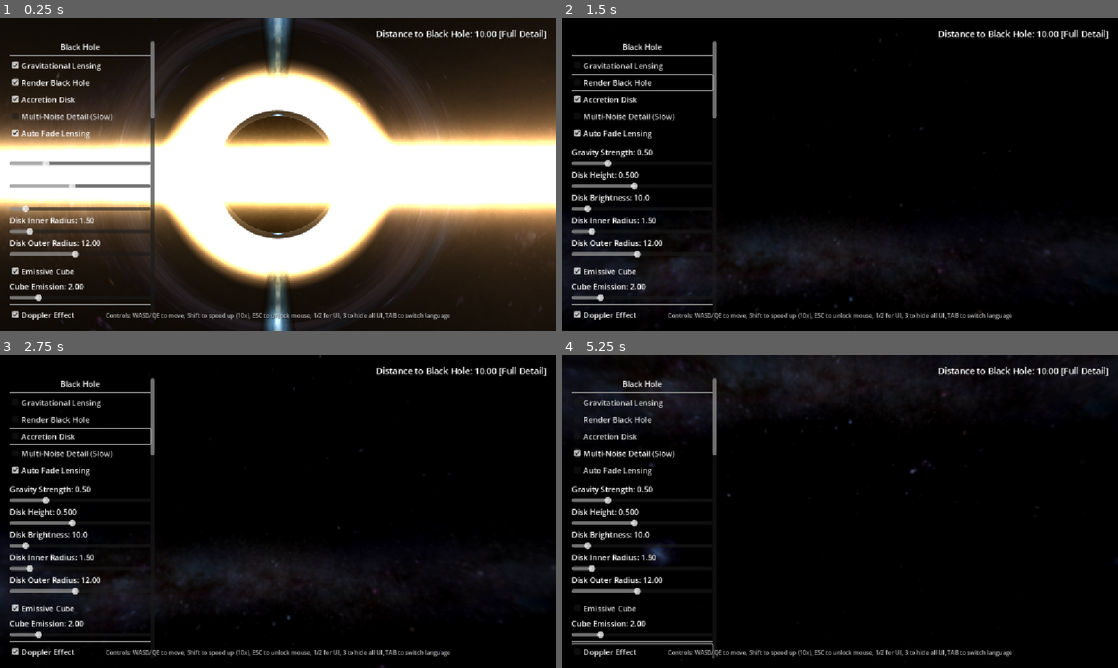
Above: before the commit, frames 1-4 (two rows, left to right).
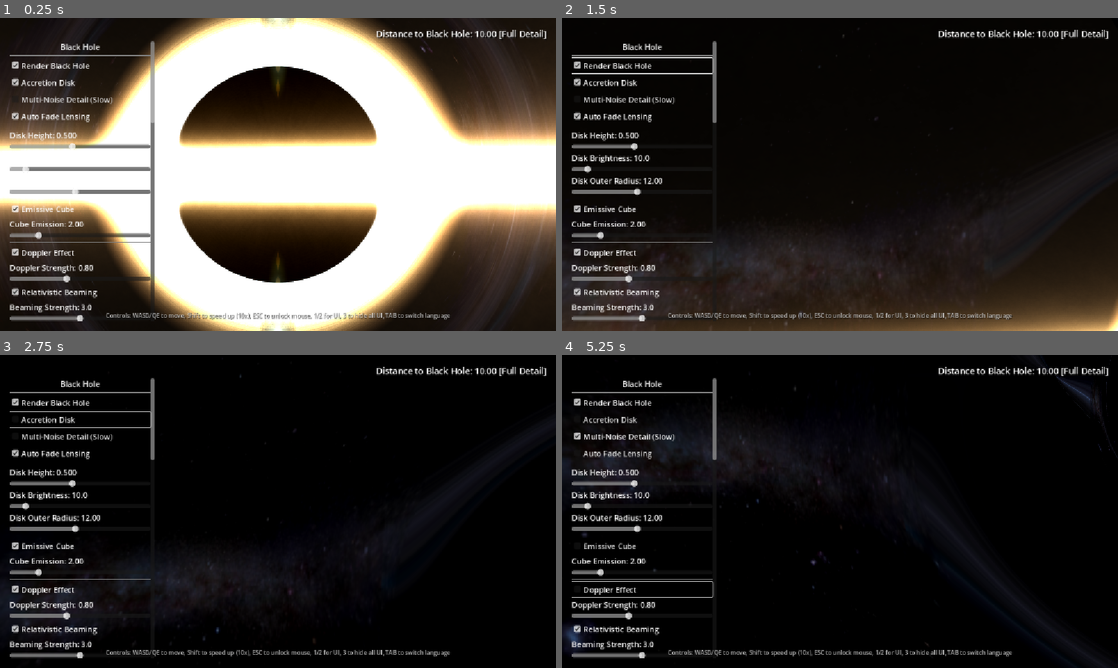
Above: after the commit, the same moments.

Repository: Qhunliv13/blackhole-in-godot
Game: Godot game, scene res://scenes/Blackhole3DBackground.tscn
Same seed, same stepped clock (60 frames per second), same inputs: the game is played once before the commit and once after it.
Inputs (mouse positions are in pixels of both pictures, inside the frame that each line leads up to):
- Up to frame 1 (0.25 s): no input
- Up to frame 2 (1.5 s): click (639, 64) at 0.5 s, where only the run before the commit has a clickable "Gravitational Lensing"; click "Render Black Hole" at 1.25 s
- Up to frame 3 (2.75 s): click "Accretion Disk" at 2 s
- Up to frame 4 (5.25 s): click "Multi-Noise Detail (Slow)" at 2.75 s; click "Auto Fade Lensing" at 3.5 s; click "Emissive Cube" at 4.25 s; click "Doppler Effect" at 5 s

The runs differ from the first frame. In frame 1, 48% of the frame differs, in the area x 1-100%, y 0-100%; in frame 2, 25%; in frame 3, 6.6%; in frame 4, 13%.

Commit message:
Add files via upload

Diff:
--- a/scenes/Blackhole3DBackground.tscn
+++ b/scenes/Blackhole3DBackground.tscn
@@ -18,8 +18,6 @@
 shader_parameter/front_view = 0.0
 shader_parameter/top_view = 0.0
 shader_parameter/camera_roll = 0.0
-shader_parameter/gravitational_lensing = 1.0
-shader_parameter/gravity_strength = 0.5
 shader_parameter/render_black_hole = 1.0
 shader_parameter/mouse_control = 0.0
 shader_parameter/fov_scale = 1.0
@@ -34,7 +32,6 @@
 shader_parameter/adisk_noise_lod = 12.0
 shader_parameter/adisk_speed = 1.0000000475
 shader_parameter/adisk_multi_noise = 0.0
-shader_parameter/adisk_inner_radius = 1.5
 shader_parameter/adisk_outer_radius = 12.0
 shader_parameter/cube_enabled = 1.0
 shader_parameter/cube_position = Vector3(3, 0, 0)
@@ -219,76 +216,50 @@
 [node name="HSeparator" type="HSeparator" parent="UI/ScrollContainer/VBoxContainer"]
 layout_mode = 2
 
-[node name="CheckBox" type="CheckBox" parent="UI/ScrollContainer/VBoxContainer"]
-layout_mode = 2
-text = "Gravitational Lensing"
-
-[node name="CheckBox2" type="CheckBox" parent="UI/ScrollContainer/VBoxContainer"]
+[node name="RenderBlackHoleCheck" type="CheckBox" parent="UI/ScrollContainer/VBoxContainer"]
 layout_mode = 2
 text = "Render Black Hole"
 
-[node name="CheckBox3" type="CheckBox" parent="UI/ScrollContainer/VBoxContainer"]
+[node name="AccretionDiskCheck" type="CheckBox" parent="UI/ScrollContainer/VBoxContainer"]
 layout_mode = 2
 text = "Accretion Disk"
 
-[node name="CheckBox21" type="CheckBox" parent="UI/ScrollContainer/VBoxContainer"]
+[node name="AccretionDiskMultiNoiseCheck" type="CheckBox" parent="UI/ScrollContainer/VBoxContainer"]
 layout_mode = 2
 text = "Multi-Noise Detail (Slow)"
 
-[node name="CheckBox4" type="CheckBox" parent="UI/ScrollContainer/VBoxContainer"]
+[node name="AutoFadeLensingCheck" type="CheckBox" parent="UI/ScrollContainer/VBoxContainer"]
 layout_mode = 2
 text = "Auto Fade Lensing"
 
 [node name="HSeparator2" type="HSeparator" parent="UI/ScrollContainer/VBoxContainer"]
 layout_mode = 2
 
-[node name="Label2" type="Label" parent="UI/ScrollContainer/VBoxContainer"]
-layout_mode = 2
-text = "Gravity Strength: 0.5"
-
-[node name="HSlider" type="HSlider" parent="UI/ScrollContainer/VBoxContainer"]
-layout_mode = 2
-min_value = 0.01
-max_value = 2.0
-step = 0.01
-value = 0.5
-
-[node name="Label3" type="Label" parent="UI/ScrollContainer/VBoxContainer"]
+[node name="AccretionDiskHeightLabel" type="Label" parent="UI/ScrollContainer/VBoxContainer"]
 layout_mode = 2
 text = "Disk Height: 0.50"
 
-[node name="HSlider2" type="HSlider" parent="UI/ScrollContainer/VBoxContainer"]
+[node name="AccretionDiskHeightSlider" type="HSlider" parent="UI/ScrollContainer/VBoxContainer"]
 layout_mode = 2
 min_value = 0.1
 max_value = 1.0
 step = 0.01
 value = 0.5
 
-[node name="Label4" type="Label" parent="UI/ScrollContainer/VBoxContainer"]
-layout_mode = 2
-text = "Disk Brightness: 0.0001"
-
-[node name="HSlider3" type="HSlider" parent="UI/ScrollContainer/VBoxContainer"]
+[node name="AccretionDiskBrightnessLabel" type="Label" parent="UI/ScrollContainer/VBoxContainer"]
+layout_mode = 2
+text = "Disk Brightness: 10.0"
+
+[node name="AccretionDiskBrightnessSlider" type="HSlider" parent="UI/ScrollContainer/VBoxContainer"]
 layout_mode = 2
 min_value = 1.0
 value = 10.0
 
-[node name="Label5" type="Label" parent="UI/ScrollContainer/VBoxContainer"]
-layout_mode = 2
-text = "Disk Inner Radius: 1.50"
-
-[node name="HSlider4" type="HSlider" parent="UI/ScrollContainer/VBoxContainer"]
-layout_mode = 2
-min_value = 1.0
-max_value = 5.0
-step = 0.1
-value = 1.5
-
-[node name="Label6" type="Label" parent="UI/ScrollContainer/VBoxContainer"]
+[node name="AccretionDiskOuterRadiusLabel" type="Label" parent="UI/ScrollContainer/VBoxContainer"]
 layout_mode = 2
 text = "Disk Outer Radius: 12.00"
 
-[node name="HSlider5" type="HSlider" parent="UI/ScrollContainer/VBoxContainer"]
+[node name="AccretionDiskOuterRadiusSlider" type="HSlider" parent="UI/ScrollContainer/VBoxContainer"]
 layout_mode = 2
 min_value = 5.0
 max_value = 20.0
--- a/scripts/Blackhole3DBackground.gd
+++ b/scripts/Blackhole3DBackground.gd
@@ -12,21 +12,16 @@
 @onready var foreground_rect = $UI/ForegroundRect
 @onready var shader_material = fullscreen_quad.material as ShaderMaterial
 
-@onready var gravitational_lensing_check = $UI/ScrollContainer/VBoxContainer/CheckBox
-@onready var render_black_hole_check = $UI/ScrollContainer/VBoxContainer/CheckBox2
-@onready var adisk_check = $UI/ScrollContainer/VBoxContainer/CheckBox3
-@onready var adisk_multi_noise_check = $UI/ScrollContainer/VBoxContainer/CheckBox21
-@onready var auto_fade_lensing_check = $UI/ScrollContainer/VBoxContainer/CheckBox4
-@onready var gravity_slider = $UI/ScrollContainer/VBoxContainer/HSlider
-@onready var gravity_label = $UI/ScrollContainer/VBoxContainer/Label2
-@onready var adisk_height_slider = $UI/ScrollContainer/VBoxContainer/HSlider2
-@onready var adisk_height_label = $UI/ScrollContainer/VBoxContainer/Label3
-@onready var adisk_lit_slider = $UI/ScrollContainer/VBoxContainer/HSlider3
-@onready var adisk_lit_label = $UI/ScrollContainer/VBoxContainer/Label4
-@onready var adisk_inner_radius_slider = $UI/ScrollContainer/VBoxContainer/HSlider4
-@onready var adisk_inner_radius_label = $UI/ScrollContainer/VBoxContainer/Label5
-@onready var adisk_outer_radius_slider = $UI/ScrollContainer/VBoxContainer/HSlider5
-@onready var adisk_outer_radius_label = $UI/ScrollContainer/VBoxContainer/Label6
+@onready var render_black_hole_check = $UI/ScrollContainer/VBoxContainer/RenderBlackHoleCheck
+@onready var adisk_check = $UI/ScrollContainer/VBoxContainer/AccretionDiskCheck
+@onready var adisk_multi_noise_check = $UI/ScrollContainer/VBoxContainer/AccretionDiskMultiNoiseCheck
+@onready var auto_fade_lensing_check = $UI/ScrollContainer/VBoxContainer/AutoFadeLensingCheck
+@onready var adisk_height_slider = $UI/ScrollContainer/VBoxContainer/AccretionDiskHeightSlider
+@onready var adisk_height_label = $UI/ScrollContainer/VBoxContainer/AccretionDiskHeightLabel
+@onready var adisk_lit_slider = $UI/ScrollContainer/VBoxContainer/AccretionDiskBrightnessSlider
+@onready var adisk_lit_label = $UI/ScrollContainer/VBoxContainer/AccretionDiskBrightnessLabel
+@onready var adisk_outer_radius_slider = $UI/ScrollContainer/VBoxContainer/AccretionDiskOuterRadiusSlider
+@onready var adisk_outer_radius_label = $UI/ScrollContainer/VBoxContainer/AccretionDiskOuterRadiusLabel
 @onready var cube_check = $UI/ScrollContainer/VBoxContainer/CheckBox5
 @onready var cube_emission_slider = $UI/ScrollContainer/VBoxContainer/HSlider6
 @onready var cube_emission_label = $UI/ScrollContainer/VBoxContainer/Label7
@@ -128,15 +123,12 @@
 		"icon_option_b": "Icon B",
 		"apply_button": "Confirm and Switch (Restart)",
 		"blackhole_title": "Black Hole",
-		"gravitational_lensing": "Gravitational Lensing",
 		"render_blackhole": "Render Black Hole",
 		"accretion_disk": "Accretion Disk",
 		"multi_noise_detail": "Multi-Noise Detail (Slow)",
 		"auto_fade": "Auto Fade Lensing",
-		"gravity_strength": "Gravity Strength",
 		"disk_height": "Disk Height",
 		"disk_brightness": "Disk Brightness",
-		"disk_inner_radius": "Disk Inner Radius",
 		"disk_outer_radius": "Disk Outer Radius",
 		"emissive_cube": "Emissive Cube",
 		"cube_emission": "Cube Emission",
@@ -188,15 +180,12 @@
 		"icon_option_b": "图标 B",
 		"apply_button": "确定并切换（重启）",
 		"blackhole_title": "黑洞",
-		"gravitational_lensing": "引力透镜效果",
 		"render_blackhole": "渲染黑洞",
 		"accretion_disk": "吸积盘",
 		"multi_noise_detail": "多噪声细节（慢）",
 		"auto_fade": "自动衰减透镜",
-		"gravity_strength": "引力强度",
 		"disk_height": "吸积盘高度",
 		"disk_brightness": "吸积盘亮度",
-		"disk_inner_radius": "吸积盘内半径",
 		"disk_outer_radius": "吸积盘外半径",
 		"emissive_cube": "自发光立方体",
 		"cube_emission": "立方体发光强度",
@@ -246,15 +235,12 @@
 
 func _ready():
 	setup_icon_options()
-	gravitational_lensing_check.toggled.connect(_on_gravitational_lensing_toggled)
 	render_black_hole_check.toggled.connect(_on_render_black_hole_toggled)
 	adisk_check.toggled.connect(_on_adisk_toggled)
 	adisk_multi_noise_check.toggled.connect(_on_adisk_multi_noise_toggled)
 	auto_fade_lensing_check.toggled.connect(_on_auto_fade_lensing_toggled)
-	gravity_slider.value_changed.connect(_on_gravity_changed)
 	adisk_height_slider.value_changed.connect(_on_adisk_height_changed)
 	adisk_lit_slider.value_changed.connect(_on_adisk_lit_changed)
-	adisk_inner_radius_slider.value_changed.connect(_on_adisk_inner_radius_changed)
 	adisk_outer_radius_slider.value_changed.connect(_on_adisk_outer_radius_changed)
 	cube_check.toggled.connect(_on_cube_toggled)
 	cube_emission_slider.value_changed.connect(_on_cube_emission_changed)
@@ -296,7 +282,6 @@
 	contrast_slider.value_changed.connect(_on_contrast_changed)
 	brightness_slider.value_changed.connect(_on_brightness_changed)
 
-	gravitational_lensing_check.button_pressed = true
 	render_black_hole_check.button_pressed = true
 	adisk_check.button_pressed = true
 	adisk_multi_noise_check.button_pressed = false
@@ -649,10 +634,6 @@
 		camera_rotation.x = clamp(camera_rotation.x, -PI/2, PI/2)
 		camera.rotation = Vector3(camera_rotation.x, camera_rotation.y, 0)
 
-func _on_gravitational_lensing_toggled(pressed):
-	if shader_material:
-		shader_material.set_shader_parameter("gravitational_lensing", 1.0 if pressed else 0.0)
-
 func _on_render_black_hole_toggled(pressed):
 	user_render_black_hole_enabled = pressed
 	if shader_material:
@@ -673,11 +654,6 @@
 	if shader_material:
 		shader_material.set_shader_parameter("auto_fade_lensing", 1.0 if pressed else 0.0)
 
-func _on_gravity_changed(value):
-	if shader_material:
-		shader_material.set_shader_parameter("gravity_strength", value)
-		gravity_label.text = "%s: %.2f" % [get_label_text("Gravity Strength", "引力强度"), value]
-
 func _on_adisk_height_changed(value):
 	if shader_material:
 		shader_material.set_shader_parameter("adisk_height", value)
@@ -687,11 +663,6 @@
 	if shader_material:
 		shader_material.set_shader_parameter("adisk_lit", value)
 		adisk_lit_label.text = "%s: %.1f" % [get_label_text("Disk Brightness", "吸积盘亮度"), value]
-
-func _on_adisk_inner_radius_changed(value):
-	if shader_material:
-		shader_material.set_shader_parameter("adisk_inner_radius", value)
-		adisk_inner_radius_label.text = "%s: %.2f" % [get_label_text("Disk Inner Radius", "吸积盘内半径"), value]
 
 func _on_adisk_outer_radius_changed(value):
 	if shader_material:
@@ -933,8 +904,6 @@
 
 func _on_ultra_quality_preset_clicked():
 	if shader_material:
-		shader_material.set_shader_parameter("gravitational_lensing", 1.0)
-		shader_material.set_shader_parameter("gravity_strength", 1.0)
 		shader_material.set_shader_parameter("max_ray_loops", 1500)
 		shader_material.set_shader_parameter("secondary_images_enabled", 1.0)
 		shader_material.set_shader_parameter("adisk_enabled", 1.0)
@@ -969,7 +938,6 @@
 		shader_material.set_shader_parameter("brightness", 1.1)
 		shader_material.set_shader_parameter("lod_level", 0.0)
 
-	gravitational_lensing_check.button_pressed = true
 	render_black_hole_check.button_pressed = true
 	adisk_check.button_pressed = true
 	adisk_multi_noise_check.button_pressed = true
@@ -1003,7 +971,6 @@
 	icon_option.selected = selected_idx
 
 	$UI/ScrollContainer/VBoxContainer/Label.text = texts["blackhole_title"]
-	gravitational_lensing_check.text = texts["gravitational_lensing"]
 	render_black_hole_check.text = texts["render_blackhole"]
 	adisk_check.text = texts["accretion_disk"]
 	adisk_multi_noise_check.text = texts["multi_noise_detail"]
@@ -1033,10 +1000,8 @@
 	if controls_hint_label:
 		controls_hint_label.text = texts["controls_hint"]
 
-	_on_gravity_changed(gravity_slider.value)
 	_on_adisk_height_changed(adisk_height_slider.value)
 	_on_adisk_lit_changed(adisk_lit_slider.value)
-	_on_adisk_inner_radius_changed(adisk_inner_radius_slider.value)
 	_on_adisk_outer_radius_changed(adisk_outer_radius_slider.value)
 	_on_cube_emission_changed(cube_emission_slider.value)
 	_on_doppler_changed(doppler_slider.value)
--- a/shaders/blackhole_fullscreen.gdshader
+++ b/shaders/blackhole_fullscreen.gdshader
@@ -2,6 +2,9 @@
 
 const float EPSILON = 0.0001;
 const float INFINITY = 1000000.0;
+const float SCHWARZSCHILD_RADIUS = 1.0;
+const float ACCRETION_DISK_INNER_RADIUS = SCHWARZSCHILD_RADIUS * 1.5;
+const float GRAVITY_STRENGTH = 1.0;
 
 uniform float mouse_x : hint_range(0.0, 1.0) = 0.5;
 uniform float mouse_y : hint_range(0.0, 1.0) = 0.5;
@@ -22,8 +25,6 @@
 uniform float top_view : hint_range(0.0, 1.0) = 0.0;
 uniform float camera_roll : hint_range(-180.0, 180.0) = 0.0;
 
-uniform float gravitational_lensing : hint_range(0.0, 1.0) = 1.0;
-uniform float gravity_strength : hint_range(0.01, 2.0) = 0.5;
 uniform float render_black_hole : hint_range(0.0, 1.0) = 1.0;
 uniform float mouse_control : hint_range(0.0, 1.0) = 0.0;
 uniform float fov_scale : hint_range(0.1, 3.0) = 1.0;
@@ -39,7 +40,6 @@
 uniform float adisk_noise_lod : hint_range(1.0, 16.0) = 12.0;
 uniform float adisk_speed : hint_range(0.0, 2.0) = 0.5;
 uniform float adisk_multi_noise : hint_range(0.0, 1.0) = 0.0;
-uniform float adisk_inner_radius : hint_range(1.0, 5.0) = 1.5;
 uniform float adisk_outer_radius : hint_range(5.0, 20.0) = 12.0;
 
 uniform float cube_enabled : hint_range(0.0, 1.0) = 1.0;
@@ -459,7 +459,7 @@
 vec3 calculate_gravitational_acceleration(float h2, vec3 pos) {
 	float r2 = dot(pos, pos);
 	float r5 = pow(r2, 2.5);
-	vec3 acc = -1.5 * h2 * pos / r5 * gravity_strength;
+	vec3 acc = -1.5 * h2 * pos / r5 * GRAVITY_STRENGTH;
 	return acc;
 }
 
@@ -533,7 +533,7 @@
 		return;
 	}
 
-	float inner_radius = adisk_inner_radius;
+	float inner_radius = ACCRETION_DISK_INNER_RADIUS;
 	float outer_radius = adisk_outer_radius;
 
 	float density = max(0.0, 1.0 - length(pos.xyz / vec3(outer_radius, adisk_height, outer_radius)));
@@ -838,7 +838,7 @@
 	float y_dist = abs(pos.y);
 
 	if (radial_dist < adisk_outer_radius && y_dist > adisk_height && y_dist < corona_height) {
-		float radial_factor = smoothstep(adisk_outer_radius, adisk_inner_radius, radial_dist);
+	float radial_factor = smoothstep(adisk_outer_radius, ACCRETION_DISK_INNER_RADIUS, radial_dist);
 		float height_factor = exp(-pow((y_dist - adisk_height) / (corona_height - adisk_height), 2.0));
 
 		float corona_density = radial_factor * height_factor;
@@ -1192,7 +1192,7 @@
 	int loop_count = secondary_images_enabled > 0.5 ? max_ray_loops : 500;
 
 	for (int i = 0; i < loop_count; i++) {
-		if (lensing_strength > 0.0 && gravitational_lensing > 0.5) {
+		if (lensing_strength > 0.0) {
 			vec3 acc = calculate_gravitational_acceleration(h2, pos) * lensing_strength;
 			step_dir += acc;
 		}
@@ -1399,8 +1399,7 @@
 		float lensing_strength = 0.0;
 
 		float schwarzschild_radius = 1.0;
-		float strength_factor = max(1.0, gravity_strength);
-		float lensing_fade_radius = 2.0 * schwarzschild_radius * strength_factor;
+		float lensing_fade_radius = 2.0 * schwarzschild_radius * GRAVITY_STRENGTH;
 
 		if (auto_fade_lensing < 0.5) {
 			lensing_strength = 1.0;
